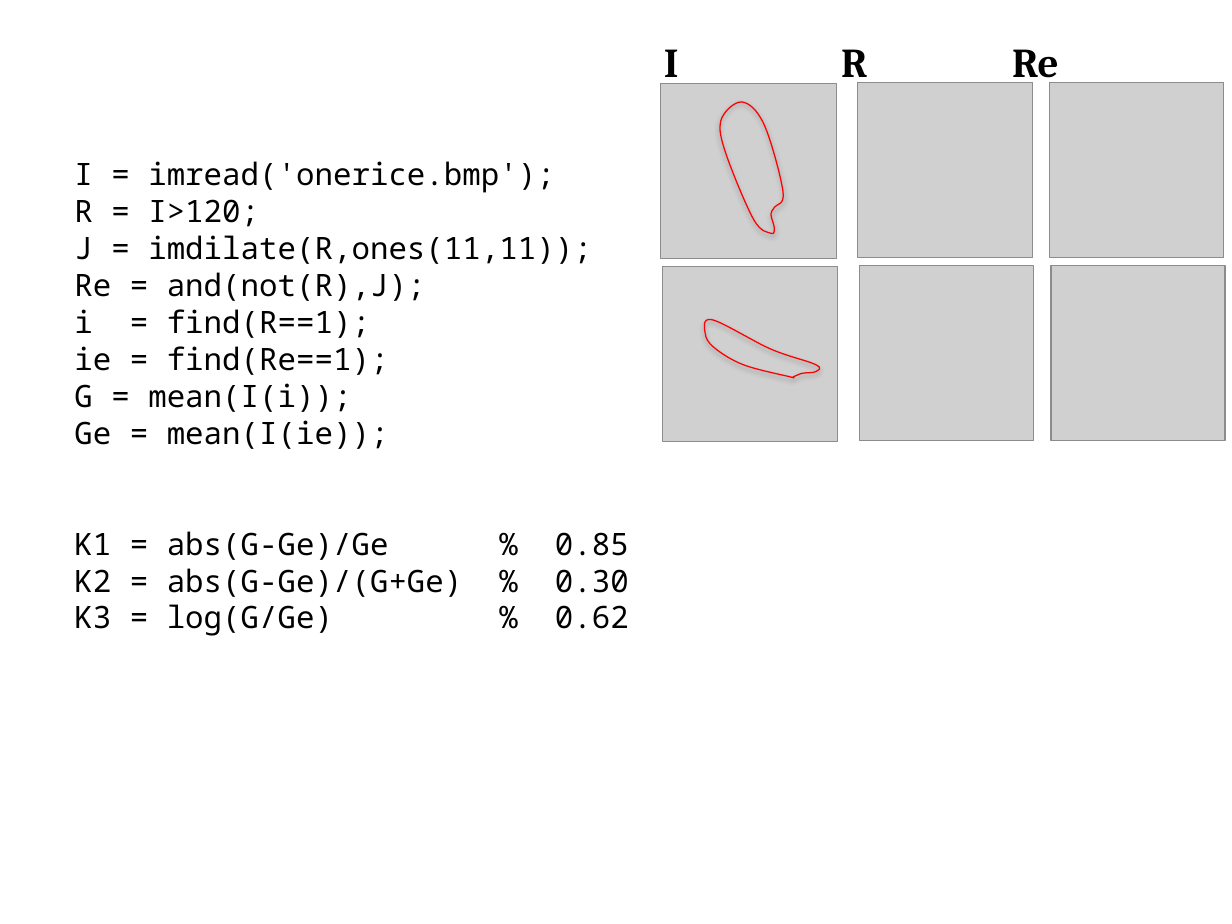
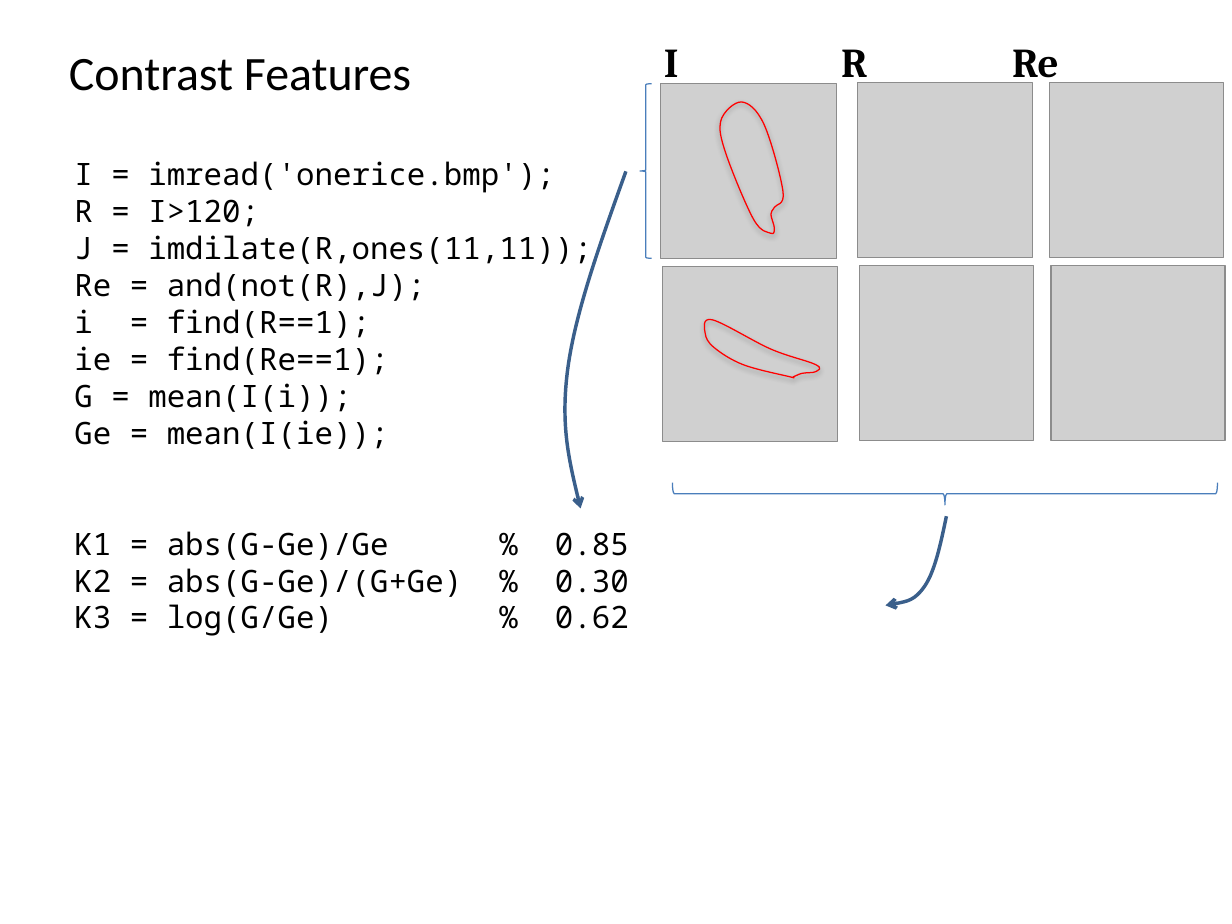
Before and after one commit to domingomery/patrones, a slide deck: slide 7 of clases/Cap02_Extraccion_de_Caracteristicas/presentations/PAT02_IntensityFeatures.pptx (slide 6 before the commit). Drawn at 1232x924 pixels with LibreOffice and Linux fonts; fonts in the diff are those of the drawing; grey boxes stand for pictures. Boxes give left, top, right and bottom in pixels: in the first picture for what was removed or moved away, otherwise in the second. Text is boxed around its words. In the diff, an @@ line names an element or a change of style, - is before the commit and + after.

```diff
--- a/clases/Cap02_Extraccion_de_Caracteristicas/presentations/PAT02_IntensityFeatures.pptx
+++ b/clases/Cap02_Extraccion_de_Caracteristicas/presentations/PAT02_IntensityFeatures.pptx
@@ text added at box(69, 59, 411, 91), 28 pt, text #000000 @@
+Contrast Features
@@ left brace added at box(641, 84, 652, 259), outline #4B7EBC 0.75 pt @@
@@ freeform shape added at box(565, 171, 626, 509), outline #3A5F8C 2 pt @@
@@ left brace added at box(673, 483, 1217, 505), outline #4B7EBC 0.75 pt @@
@@ freeform shape added at box(866, 516, 974, 614), outline #3A5F8C 2 pt @@
```
Also in this commit, not shown: 1 other slide changed, 1 slide added.
